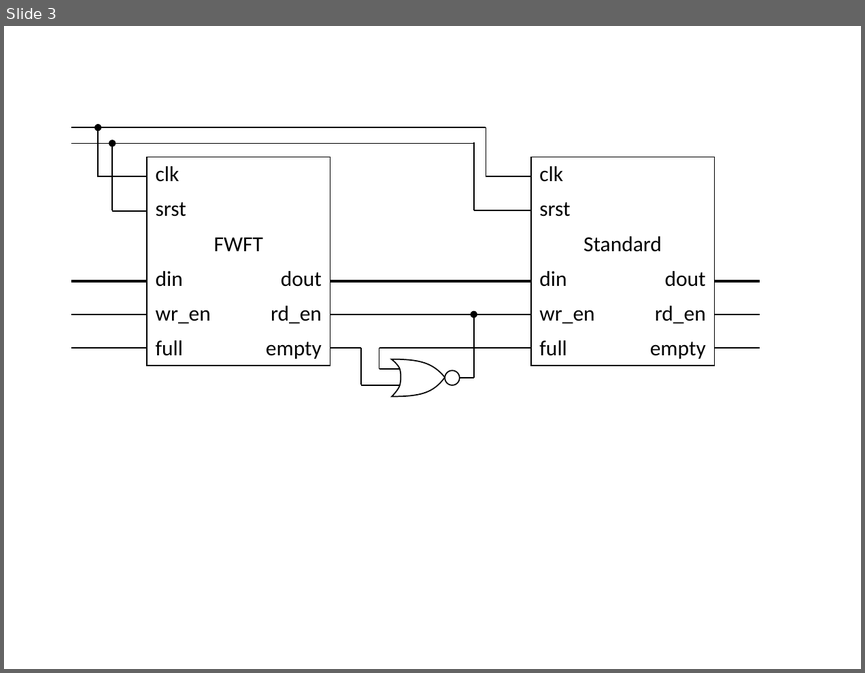
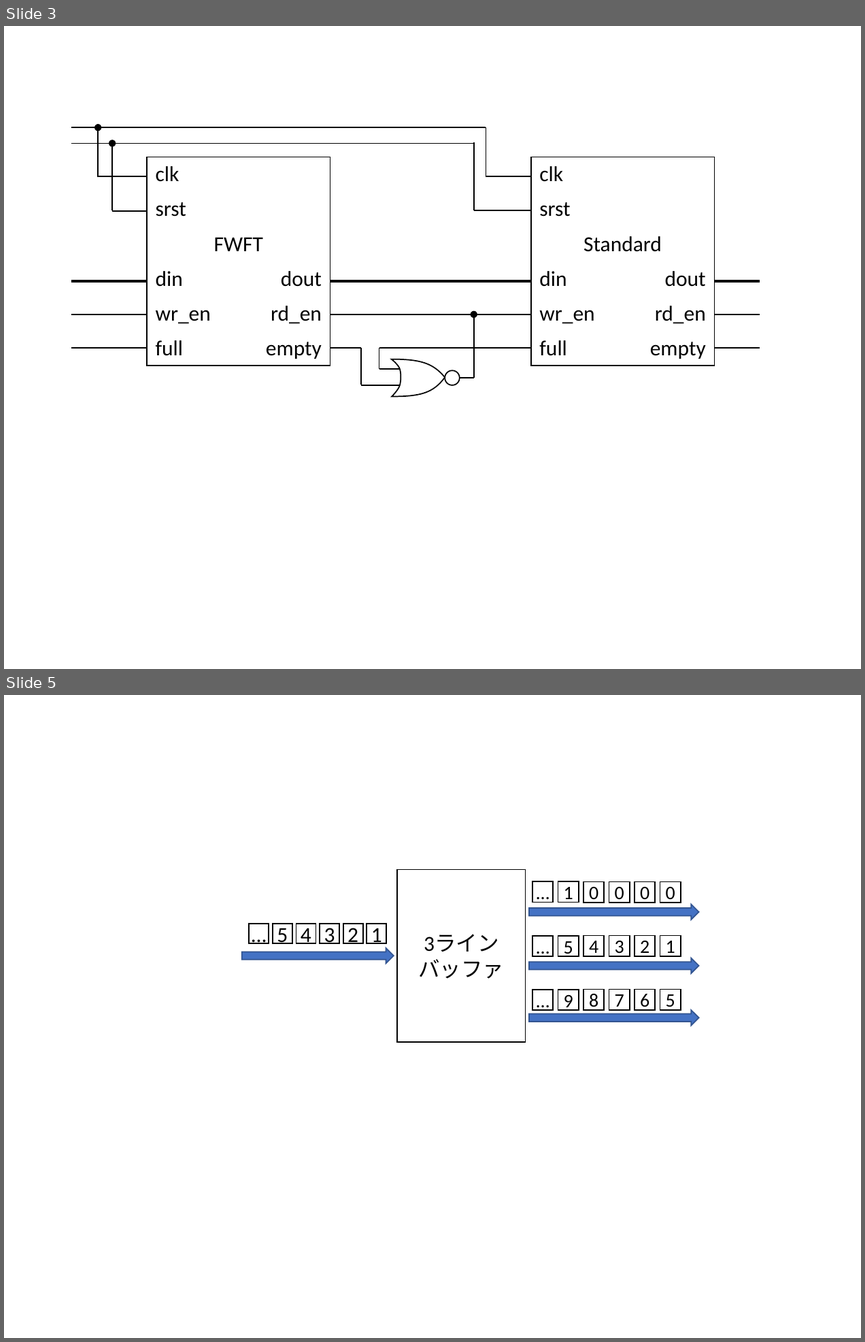
Before and after one commit to HDL-tutorial/documents, a slide deck: figure.pptx. Shown one above the other, each under a label of ours: slide 3 before the commit, slides 3 and 5 after it; the slides between them are not shown. The pictures are 865x673 and 865x1342 pixels, drawn with LibreOffice and Linux fonts; fonts in the diff are those of the drawing. Boxes give left, top, right and bottom in pixels: in the first picture for what was removed or moved away, otherwise in the second. Text is boxed around its words. In the diff, an @@ line names an element or a change of style, - is before the commit and + after.

```diff
--- a/figure.pptx
+++ b/figure.pptx
@@ slide 5 added at [4, 695, 861, 1338], background #FFFFFF @@
@@ rectangle added at [397, 870, 525, 1042], fill #FFFFFF, outline #000000 1 pt, 18 pt, text #000000 @@
+3ラインバッファ
@@ group added at [529, 882, 699, 919]: 6 rectangles, 1 right arrow @@
+1
+…
+0
+0
+0
+0
@@ group added at [242, 923, 394, 963]: 6 rectangles, 1 right arrow @@
+1
+2
+3
+4
+5
+…
@@ group added at [529, 936, 699, 974]: 6 rectangles, 1 right arrow @@
+5
+…
+1
+2
+3
+4
@@ group added at [529, 989, 699, 1025]: 6 rectangles, 1 right arrow @@
+9
+…
+5
+6
+7
+8
```
Also in this commit, not shown: 2 other slides added, 5 other files.
